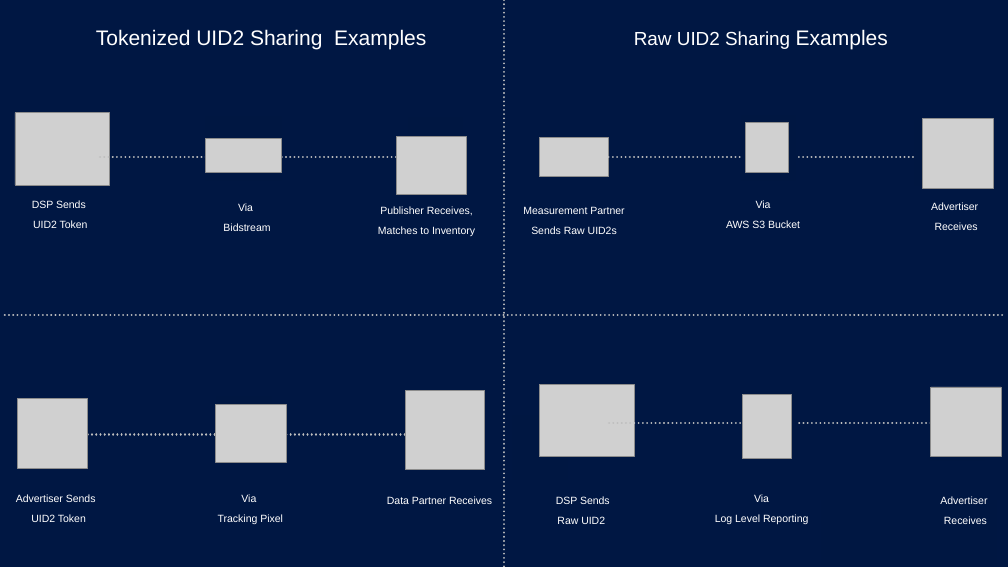
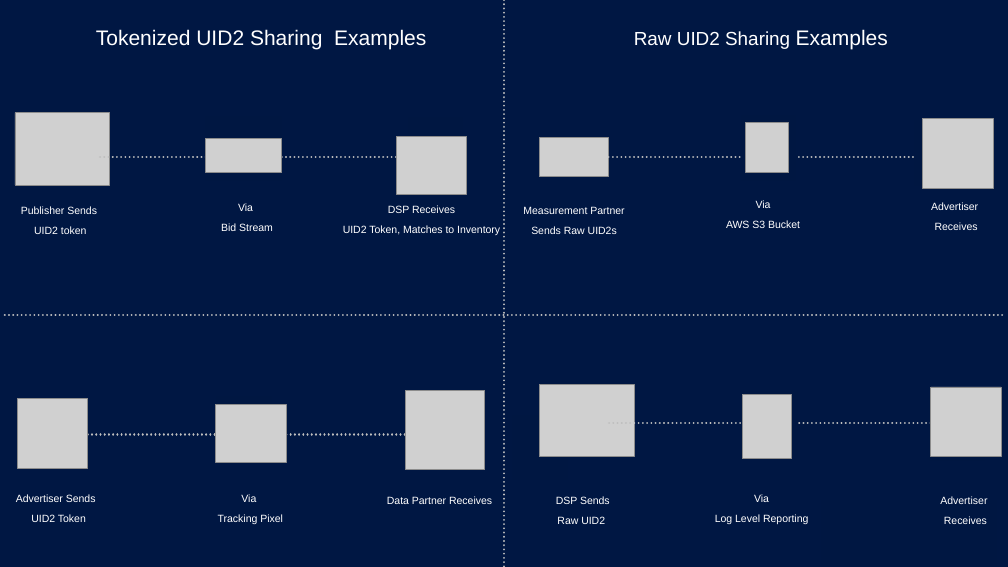
Before and after one commit to IABTechLab/uid2docs, a slide deck: slide 1 of docs/sharing/images/resource/SharingSlide-Examples.pptx. Drawn at 1008x567 pixels with LibreOffice and Linux fonts; fonts in the diff are those of the drawing; grey boxes stand for pictures; background and template pictures are left out. Boxes give left, top, right and bottom in pixels: in the first picture for what was removed or moved away, otherwise in the second. Text is boxed around its words. In the diff, an @@ line names an element or a change of style, - is before the commit and + after.

```diff
--- a/docs/sharing/images/resource/SharingSlide-Examples.pptx
+++ b/docs/sharing/images/resource/SharingSlide-Examples.pptx
@@ text at bbox=[21, 206, 97, 234]: text changed @@
-DSP Sends
-UID2 Token
+Publisher Sends
+UID2 token
@@ text at bbox=[343, 205, 500, 235]: text changed @@
-Publisher Receives,
-Matches to Inventory
+DSP Receives
+UID2 Token, Matches to Inventory
@@ text at bbox=[221, 223, 273, 231]: text changed @@
-Bidstream
+Bid Stream
```
Also in this commit, not shown: 5 other files.
